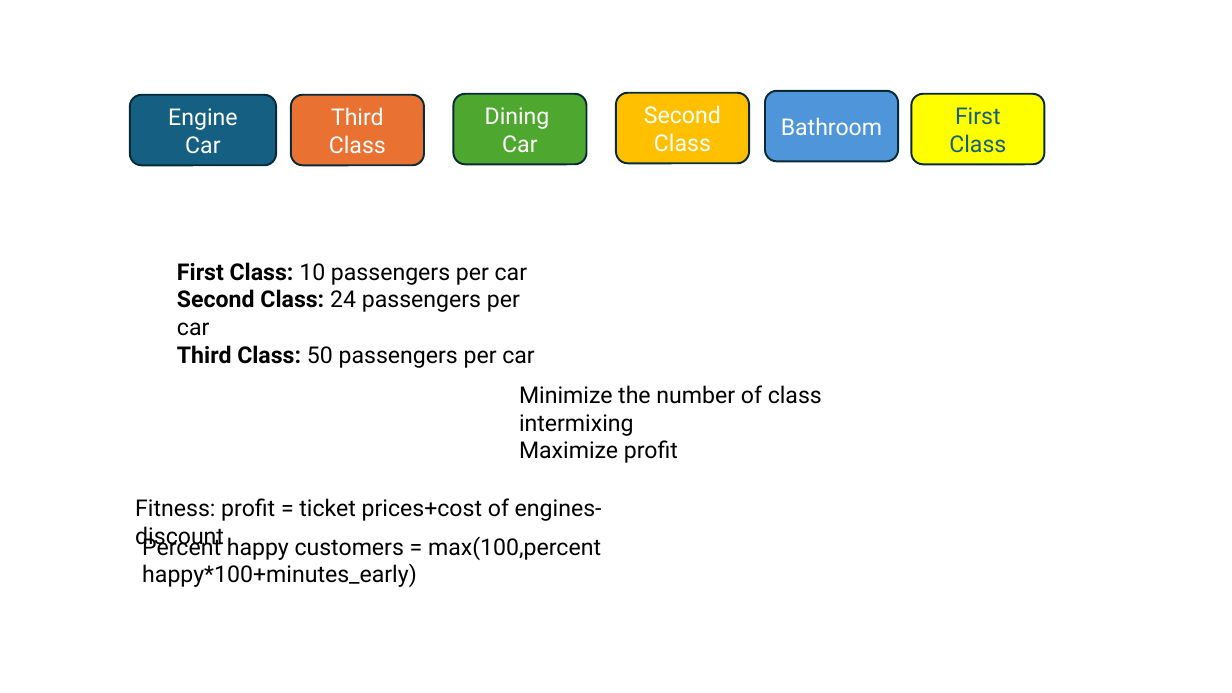
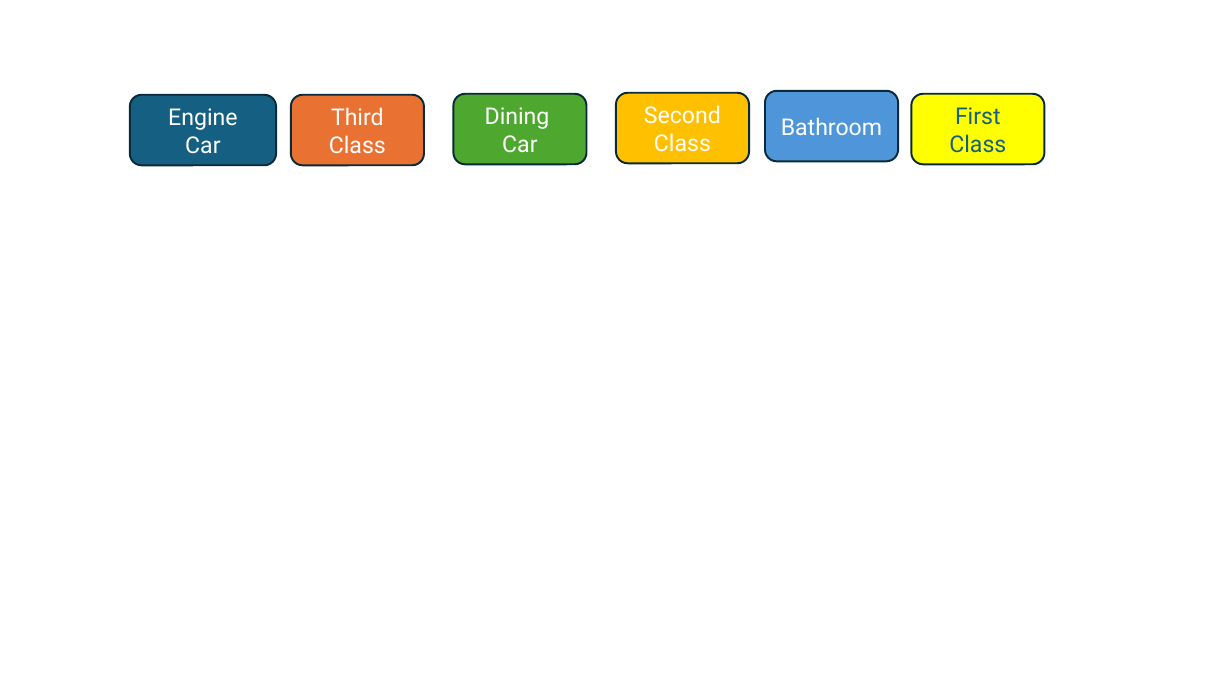
Before and after one commit to kshantigreene/TrainGA, a slide deck: slide 1 of Train.pptx. Drawn at 1232x693 pixels with LibreOffice and Linux fonts; fonts in the diff are those of the drawing. Boxes give left, top, right and bottom in pixels: in the first picture for what was removed or moved away, otherwise in the second. Text is boxed around its words. In the diff, an @@ line names an element or a change of style, - is before the commit and + after.

```diff
--- a/Train.pptx
+++ b/Train.pptx
@@ text removed at bbox=[177, 262, 534, 368] @@
-First Class: 10 passengers per car
-Second Class: 24 passengers per car
-Third Class: 50 passengers per car
@@ text removed at bbox=[519, 385, 822, 463] @@
-Minimize the number of class intermixing
-Maximize profit
@@ text removed at bbox=[135, 498, 602, 549] @@
-Fitness: profit = ticket prices+cost of engines-discount
@@ text removed at bbox=[142, 534, 601, 587] @@
-Percent happy customers = max(100,percent happy*100+minutes_early)
```
Also in this commit, not shown: 1 slide added, 1 slide removed.
